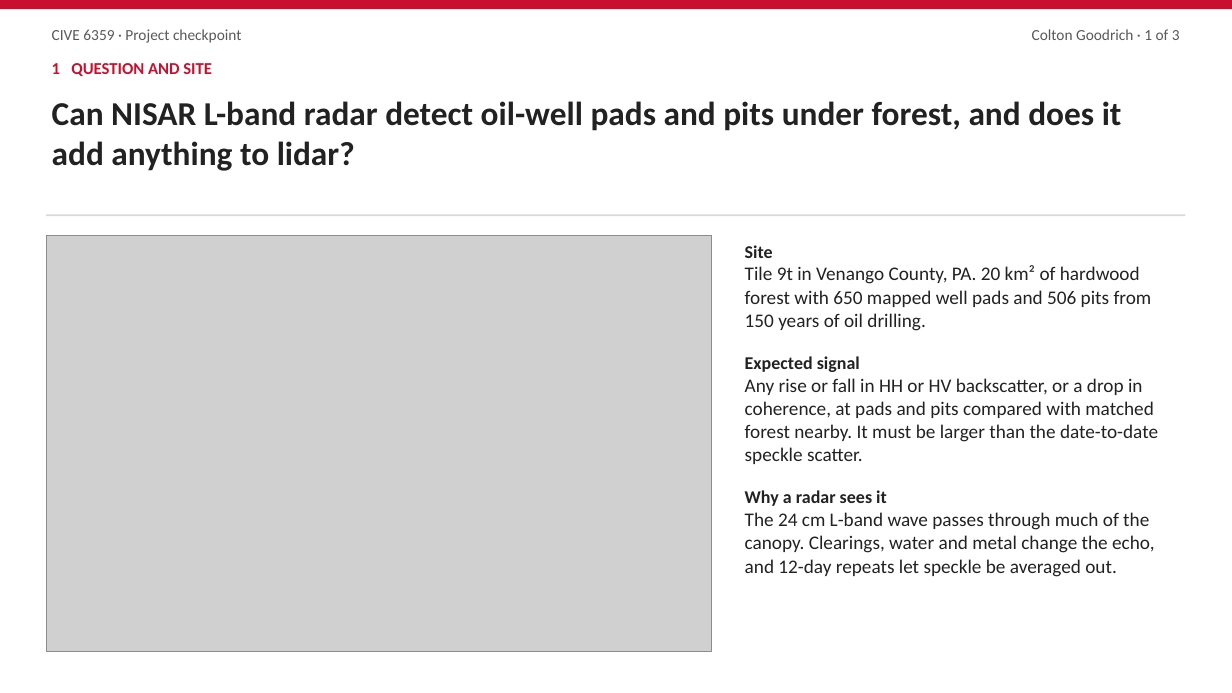
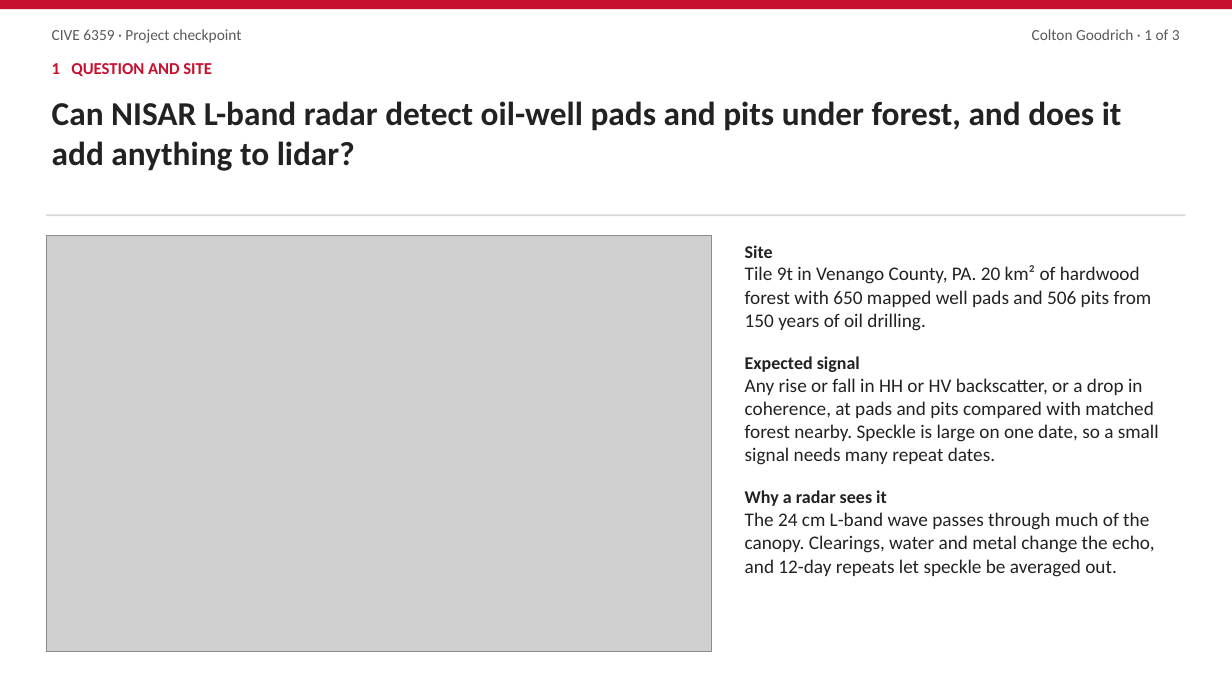
Before and after one commit to clgoodrich/lidar_project, a slide deck: slide 1 of nisar_writeup/nisar_checkpoint_slides_9t.pptx. Drawn at 1232x693 pixels with LibreOffice and Linux fonts; fonts in the diff are those of the drawing; grey boxes stand for pictures. Boxes give left, top, right and bottom in pixels: in the first picture for what was removed or moved away, otherwise in the second. Text is boxed around its words. In the diff, an @@ line names an element or a change of style, - is before the commit and + after.

```diff
--- a/nisar_writeup/nisar_checkpoint_slides_9t.pptx
+++ b/nisar_writeup/nisar_checkpoint_slides_9t.pptx
@@ text at <box>745,378,1159,465</box>: text changed @@
-Any rise or fall in HH or HV backscatter, or a drop in coherence, at pads and pits compared with matched forest nearby. It must be larger than the date-to-date speckle scatter.
+Any rise or fall in HH or HV backscatter, or a drop in coherence, at pads and pits compared with matched forest nearby. Speckle is large on one date, so a small signal needs many repeat dates.
```
Also in this commit, not shown: 1 other slide changed, 17 other files.
